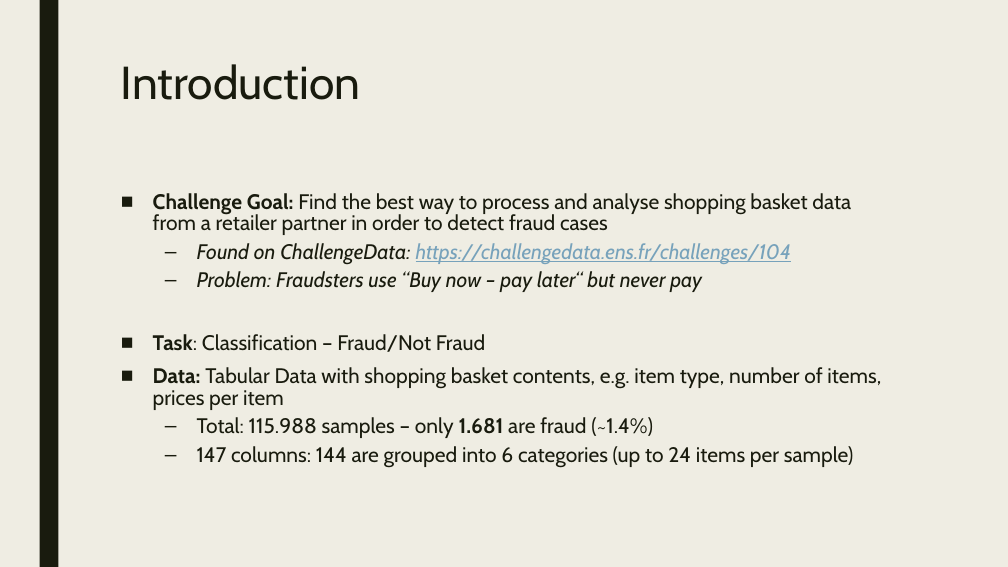
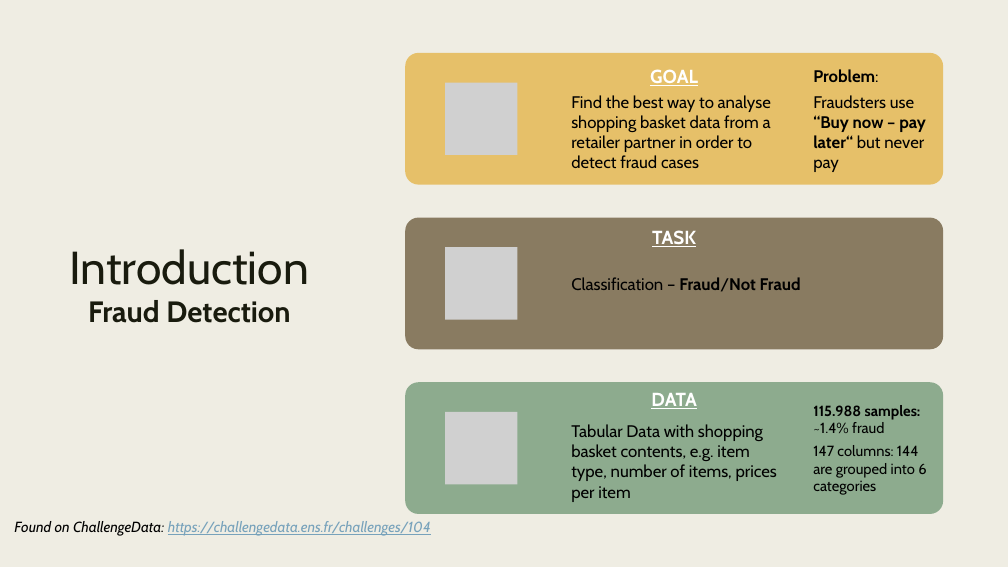
Before and after one commit to tomhillekamp/adv_ml_fraud_detection, a slide deck: slide 3 of 4_Presentation/fraud_detection.pptx. Drawn at 1008x567 pixels with LibreOffice and Linux fonts; fonts in the diff are those of the drawing; grey boxes stand for pictures. Boxes give left, top, right and bottom in pixels: in the first picture for what was removed or moved away, otherwise in the second. Text is boxed around its words. In the diff, an @@ line names an element or a change of style, - is before the commit and + after.

Commit message:
update presentation files

```diff
--- a/4_Presentation/fraud_detection.pptx
+++ b/4_Presentation/fraud_detection.pptx
@@ rectangle added at (0,0,1008,567), fill #EFEDE3 @@
@@ title "Introduction Fraud Detection" at (69,249,308,323): vertical alignment top to middle @@
@@ text added at (650,69,698,86), 18 pt, text #FFFFFF, bold, underline @@
+GOAL
@@ text removed at (153,193,881,468) @@
-■ Challenge Goal: Find the best way to process and analyse shopping basket data from a retailer partner in order to detect fraud cases
-  – Found on ChallengeData: https://challengedata.ens.fr/challenges/104
-  – Problem: Fraudsters use “Buy now – pay later“ but never pay
-■ Task: Classification – Fraud/Not Fraud
-■ Data: Tabular Data with shopping basket contents, e.g. item type, number of items, prices per item
-  – Total: 115.988 samples – only 1.681 are fraud (~1.4%)
-  – 147 columns: 144 are grouped into 6 categories (up to 24 items per sample)
@@ text added at (652,230,696,247), 18 pt, text #FFFFFF, bold, underline @@
+TASK
@@ title at (69,249,308,323): text changed; size 44 to 28 pt; bold on @@
-Introduction
+Introduction
+Fraud Detection
@@ text added at (651,393,696,409), 18 pt, text #FFFFFF, bold, underline @@
+DATA
@@ group added at (405,53,944,514): 5 texts, 3 rounded rectangles, 3 pictures @@
+Find the best way to analyse shopping basket data from a retailer partner in order to detect fraud cases
+Problem:
+Fraudsters use “Buy now – pay later“ but never pay
+Classification – Fraud/Not Fraud
+Tabular Data with shopping basket contents, e.g. item type, number of items, prices per item
+115.988 samples: ~1.4% fraud
+147 columns: 144 are grouped into 6 categories
@@ text added at (14,521,431,536), 14 pt, text #77A2BB, italic, underline @@
+Found on ChallengeData: https://challengedata.ens.fr/challenges/104
```
Also in this commit, not shown: 4 other slides changed, 2 other files.
